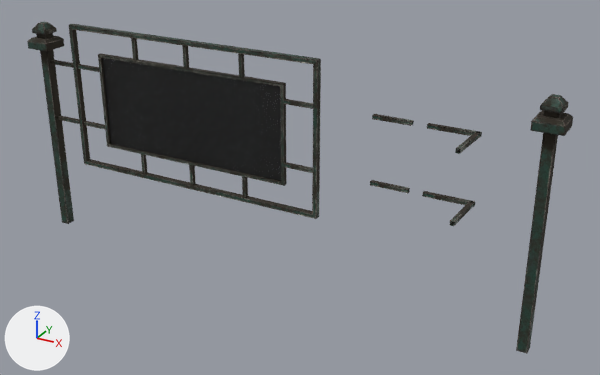
Before and after pictures for a commit that changed the glTF model props/park/park_billboard.glb.
Both versions are drawn from a 50 mm lens placed at (246.0, -329.0, 221.0), pointed at (65.0, 1.0, 56.0). Arrows for +X, +Y and +Z are at lower left; the lights stay in place. The older version comes first. Where no turn or scale is listed for an object, it has been applied to the vertices. Vertices at exactly the same position are counted once.
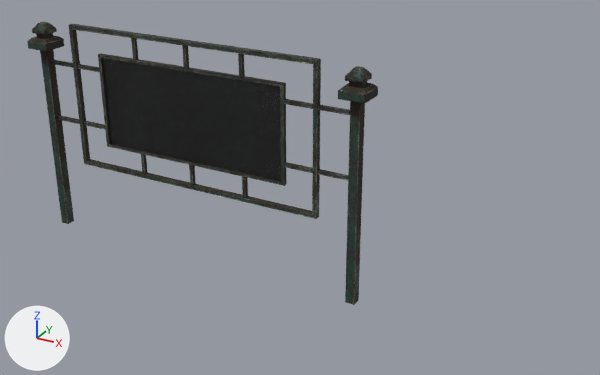
Commit message: Park billboard: drop the stray parts merged into the model

Boxes (x1, y1, x2, y2) around the edits, measured in the pictures (600 x 375 px; the box of a moved part takes in the faces that stretch with it):
'Object_3', reshaped (36% narrower, 15% shorter): before (27, 22, 573, 354); after (27, 22, 378, 305)
part 1 of me_object_1, moved or reshaped: before (516, 94, 573, 354); after (338, 66, 378, 305)
part 2 of me_object_1, deleted: before (370, 180, 410, 193)
part 3 of me_object_1, deleted: before (372, 114, 414, 126)
part 4 of me_object_1, deleted: before (422, 191, 475, 207)
part 5 of me_object_1, deleted: before (427, 123, 482, 138)
part 6 of me_object_1, moved or reshaped: before (450, 132, 481, 226); after (312, 105, 350, 180)

Diff of the bpy script that builds the scene:
```diff
--- a/props/park/park_billboard.glb.py
+++ b/props/park/park_billboard.glb.py
@@ me_object_1 @@
 # used by ob_object_3; location = (0.0, 0.0, 0.0)
-me_object_1.from_pydata(...)  # 240 vertices, 344 faces; spans x -102.0..188.0, y -23.0..7.0, z 0.0..122.0
+me_object_1.from_pydata(...)  # 208 vertices, 312 faces; spans x -102.0..102.0, y -7.0..7.0, z 0.0..122.0
+# me_object_1 part 1: the loose piece of 40 vertices spanning x 175.0..188.0, y -7.0..7.0, z 0.0..121.0 is moved by (-87.0, 0.0, 0.0)
+# me_object_1 part 2: the loose piece of 8 vertices spanning x 103.0..122.0, y -1.0..1.0, z 66.0..68.0 is deleted
+# me_object_1 part 3: the loose piece of 8 vertices spanning x 103.0..122.0, y -1.0..1.0, z 98.0..100.0 is deleted
+# me_object_1 part 4: the loose piece of 8 vertices spanning x 129.0..153.0, y -1.0..1.0, z 66.0..68.0 is deleted
+# me_object_1 part 5: the loose piece of 8 vertices spanning x 129.0..153.0, y -1.0..1.0, z 98.0..100.0 is deleted
+# me_object_1 part 6
+# 8 vertices are removed from x 150.0..152.0, y 1.0, z 66.0..100.0
+# 16 faces are deleted
+# 4 vertices in x 149.0, y -23.0, z 66.0..100.0 move by (-58.0, 22.0, 0.0)
+# 4 vertices in x 151.0, y -23.0, z 66.0..100.0 move by (-60.0, 24.0, 0.0)
+# 8 new vertices lie (-19.0, 0.0, 0.0) away from vertices in x 149.0..151.0, y -23.0, z 66.0..100.0
+# 16 new faces join them
 me_object_1.materials.append(mat_01_1)
```
